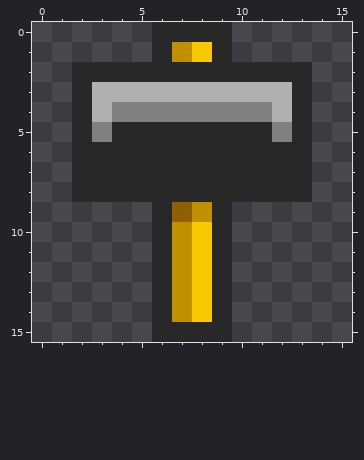
File history of a pixel-art sprite, Brand new powerups/Hammer Flower/npc-877.png. The picture above was drawn from the file before the commit.
The file is 32x32 pixels, drawn in blocks of 2x2; one block is one cell here.
After:
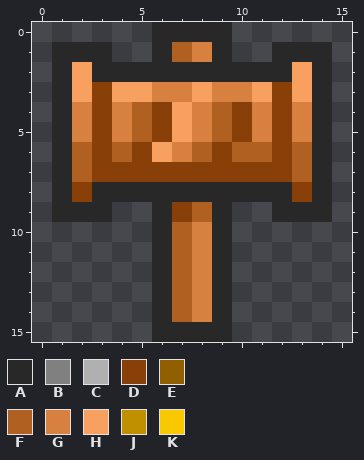
Palette (. is transparent): A #282828  B #808080  C #b0b0b0  D #884008  E #906000  F #b06020  G #d88040  H #f8a060  J #c09000  K #f8c800
Edits made:
@@ x 0..15 @@
  0 ......AAAA......
- 1 ......AJKA......
- 2 ..AAAAAAAAAAAA..
- 3 ..ACCCCCCCCCCA..
- 4 ..ACBBBBBBBBCA..
- 5 ..ABAAAAAAAABA..
- 6 ..AAAAAAAAAAAA..
- 7 ..AAAAAAAAAAAA..
- 8 ..AAAAAAAAAAAA..
- 9 ......AEJA......
-10 ......AJKA......
-11 ......AJKA......
-12 ......AJKA......
-13 ......AJKA......
-14 ......AJKA......
+ 1 .AAA..AFGA..AAA.
+ 2 .AHAAAAAAAAAAHA.
+ 3 .AHDHHGGHGGHDHA.
+ 4 .AGDGFDHGFDGDGA.
+ 5 .AGDGFDHGFDGDGA.
+ 6 .AFDFDHGFDFFDFA.
+ 7 .AFDDDDDDDDDDFA.
+ 8 .ADAAAAAAAAAADA.
+ 9 .AAA..ADFA..AAA.
+10 ......AFGA......
+11 ......AFGA......
+12 ......AFGA......
+13 ......AFGA......
+14 ......AFGA......
 15 ......AAAA......
Changed places in both pictures, as pixel boxes (x1, y1, x2, y2):
changed: (52, 42, 332, 322)
